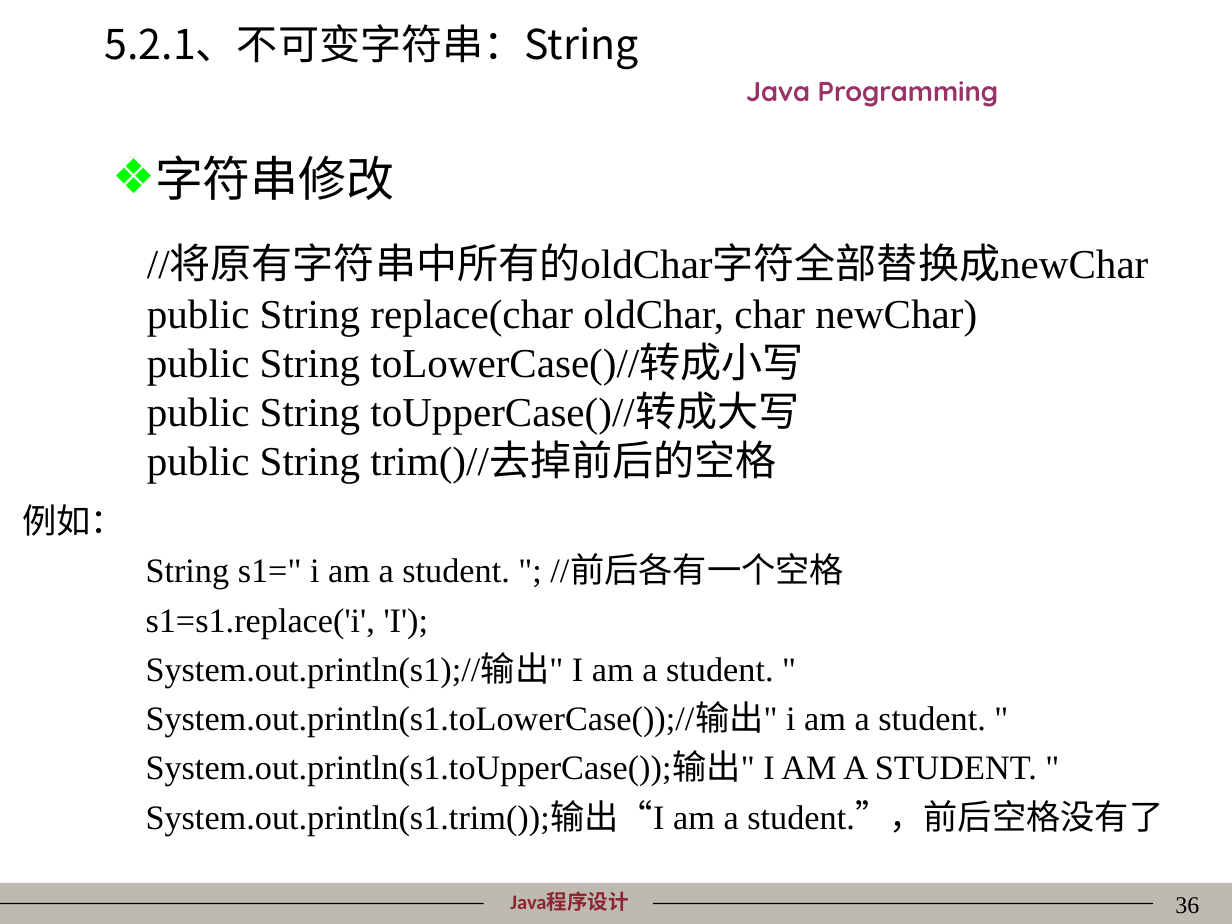
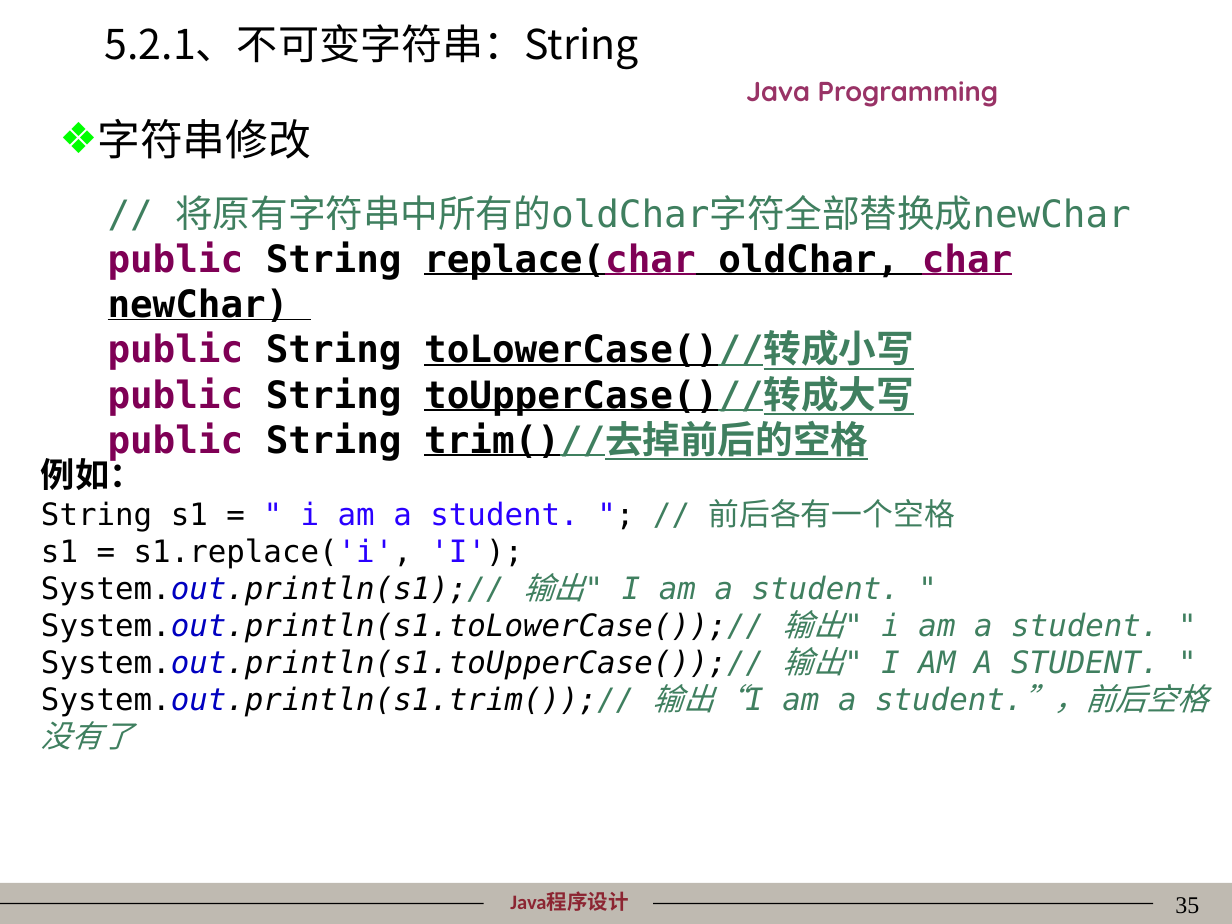
Before and after one commit to mordeky/Java, a slide deck: slide 35 of PPT/05数组、字符串和枚举.ppt (slide 36 before the commit). Drawn at 1232x924 pixels with LibreOffice and Linux fonts; fonts in the diff are those of the drawing; background and template pictures are left out. Boxes give left, top, right and bottom in pixels: in the first picture for what was removed or moved away, otherwise in the second. Text is boxed around its words. In the diff, an @@ line names an element or a change of style, - is before the commit and + after.

```diff
--- a/PPT/05数组、字符串和枚举.ppt
+++ b/PPT/05数组、字符串和枚举.ppt
@@ text "字符串修改": place and size @@
-text "字符串修改" at [155, 155, 394, 200]
+text "字符串修改" at [98, 119, 312, 159]
@@ text "字符串修改" at [98, 119, 312, 159]: size 28 to 25 pt @@
@@ text "// 将原有字符串中所有的oldChar字符全部替换成newChar": place and size @@
-text "// 将原有字符串中所有的oldChar字符全部替换成newChar" at [147, 246, 1148, 483]
+text "// 将原有字符串中所有的oldChar字符全部替换成newChar" at [108, 195, 1130, 461]
@@ text at [175, 195, 1130, 230]: text changed; size 24 to 22 pt; font Times New Roman to DejaVu Sans Mono; text colour #000000 to #3F7F5F @@
-//将原有字符串中所有的oldChar字符全部替换成newChar
+// 将原有字符串中所有的oldChar字符全部替换成newChar
@@ text at [108, 242, 1012, 461]: size 24 to 22 pt, font Times New Roman to DejaVu Sans Mono, bold on in "public String replace(char oldChar, char newChar)", "public String toLowerCase()//转成小写", "public String toUpperCase()//转成大写", "public String trim()//去掉前后的空格"; text colour #000000 to #7F0055 in "public replace(char char", "public", "public", "public"; underline on in "replace(char oldChar, char newChar)", "toLowerCase()//转成小写", "toUpperCase()//转成大写", "trim()//去掉前后的空格"; text colour #000000 to #3F7F5F in "toLowerCase()//转成小写", "toUpperCase()//转成大写", "trim()//去掉前后的空格" @@
@@ text "例如：": place and size @@
-text "例如：" at [22, 504, 1163, 836]
+text "例如：" at [41, 453, 1208, 750]
@@ text at [41, 453, 144, 490]: font Times New Roman to Noto Sans CJK SC, bold on in "例如：" @@
@@ text at [41, 499, 1208, 750]: text changed; size 20 to 18 pt; font Times New Roman to DejaVu Sans Mono; italic on @@
-String s1=" i am a student. "; //前后各有一个空格
-s1=s1.replace('i', 'I');
-System.out.println(s1);//输出" I am a student. "
-System.out.println(s1.toLowerCase());//输出" i am a student. "
-System.out.println(s1.toUpperCase());输出" I AM A STUDENT. "
-System.out.println(s1.trim());输出“I am a student.”，前后空格没有了
+String s1 = " i am a student. "; // 前后各有一个空格
+s1 = s1.replace('i', 'I');
+System.out.println(s1);// 输出" I am a student. "
+System.out.println(s1.toLowerCase());// 输出" i am a student. "
+System.out.println(s1.toUpperCase());// 输出" I AM A STUDENT. "
+System.out.println(s1.trim());// 输出“I am a student.”，前后空格没有了
@@ page number at [1175, 897, 1199, 914]: text changed @@
-36
+35
```
Also in this commit, not shown: 40 other slides changed, 1 slide removed, 10 other files.
